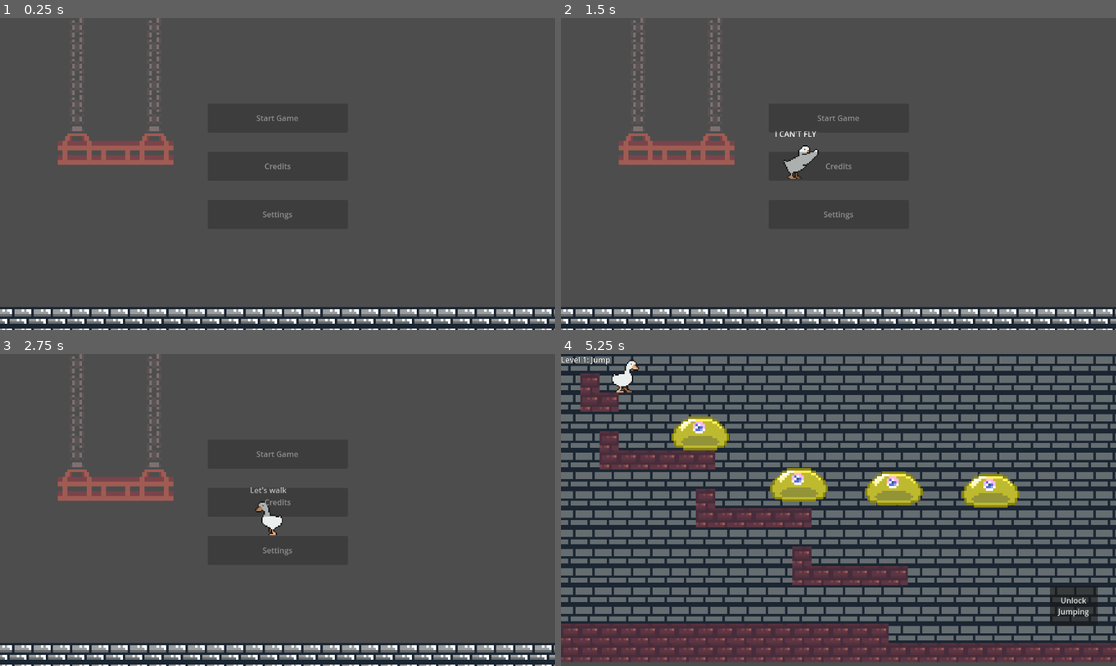
Above: before the commit, frames 1-4 (two rows, left to right).
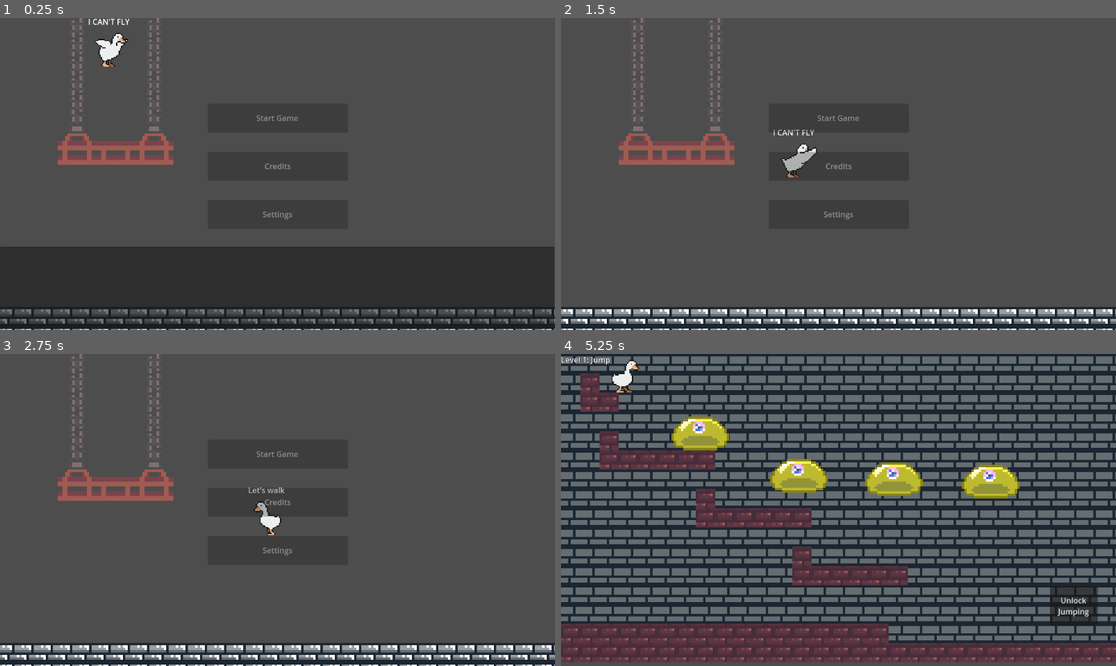
Above: after the commit, the same moments.

Repository: tvillega/DinoPlasmaStudios-MenuGame
Game: Godot game, scene res://scenes/lobby.tscn
Same seed, same stepped clock (60 frames per second), same inputs: the game is played once before the commit and once after it.
Inputs:
- Up to frame 1 (0.25 s): no input
- Up to frame 2 (1.5 s): tap Enter at 0.5 s; hold D (Mov_right) from 0.53 s (still down); tap Space (Jump) at 0.77, 1.07 s
- Up to frame 3 (2.75 s): tap Space (Jump) at 1.52, 1.82 s; release D (Mov_right) at 2.03 s; hold A (Mov_left) from 2.03 s (still down)
- Up to frame 4 (5.25 s): release A (Mov_left) at 2.78 s; hold D (Mov_right) 2.78-4.28 s; tap Space (Jump) at 3.02, 3.32, 3.77, 4.07, 4.52, 4.82 s; hold A (Mov_left) 4.28-5.03 s; hold D (Mov_right) from 5.03 s (still down)

The runs differ from the first frame. In frame 1, 24% of the frame differs, in the area x 0-100%, y 0-100%; in frame 2, 0.3%; in frame 3, 0.2%; in frame 4, 3.2%.

Commit message:
swap miniboss portal for ln overlay

Diff:
--- a/scenes/lobby.gd
+++ b/scenes/lobby.gd
@@ -22,7 +22,13 @@
 @onready var invisible_wall_left: CollisionShape2D = $InvisibleWallLeft/CollisionShape2D
 @onready var portal_wall_left: Area2D = $PortalWallLeft
 
+@onready var overlay_scene = preload("res://ui/OverlayDialog.tscn")
+@onready var imag_goose = preload("res://sprites/Domestic_goose_face.png")
+
 func _ready() -> void:
+
+	var overlay = overlay_scene.instantiate()
+	add_child(overlay)
 
 	##
 	## Setup right side of the lobby
@@ -37,7 +43,7 @@
 		settings_button.disabled = true
 
 	if LobbyStats.beaten_lvl_2:
-		pass
+		overlay.show_dialogue("Goose", "Maye I should give some use to this wings", imag_goose)
 
 	else:
 		creddits_button.disabled = true
@@ -48,6 +54,8 @@
 	else:
 		start_floor.disabled = true
 		start_button.disabled = true
+
+	overlay.connect("dialogue_finished", Callable(self, "_on_dialogue_finished"))
 
 func _on_bottom_body_entered(body: Node2D) -> void:
 
@@ -66,5 +74,11 @@
 
 
 func _on_enter_credits_body_entered(body: Node2D) -> void:
-	Debug.log("Level: 2 Flying")
-	get_tree().change_scene_to_file("res://scenes/levels/credits.tscn")
+	if LobbyStats.beaten_lvl_2:
+		var overlay = overlay_scene.instantiate()
+		add_child(overlay)
+		overlay.show_dialogue("Goose", "Maye I should give some use to this wings", imag_goose)
+		overlay.connect("dialogue_finished", Callable(self, "_on_dialogue_finished"))
+	else:
+		Debug.log("Level: 2 Flying")
+		get_tree().change_scene_to_file("res://scenes/levels/credits.tscn")
--- a/scenes/lobby.tscn
+++ b/scenes/lobby.tscn
@@ -209,7 +209,7 @@
 visibility_layer = 3
 
 [node name="Goose" parent="Players" instance=ExtResource("2_apkv3")]
-position = Vector2(232, -71)
+position = Vector2(229, 81)
 collision_layer = 3
 collision_mask = 3
 
